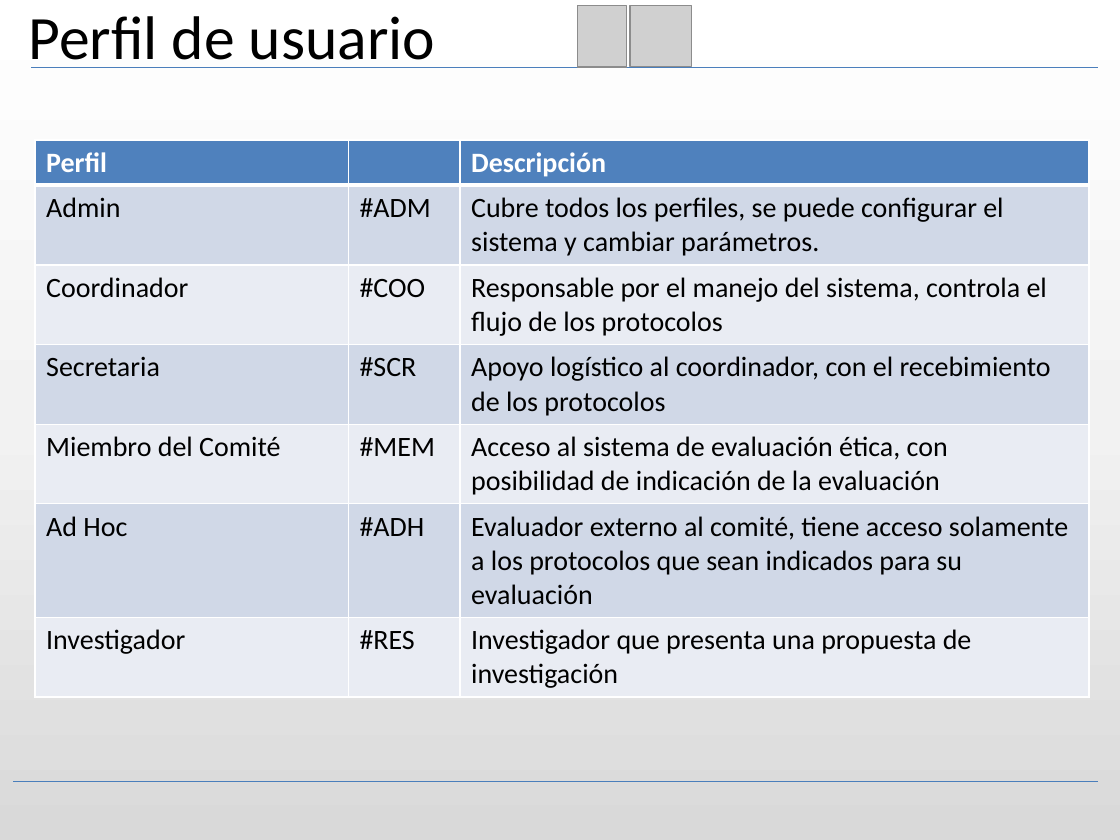
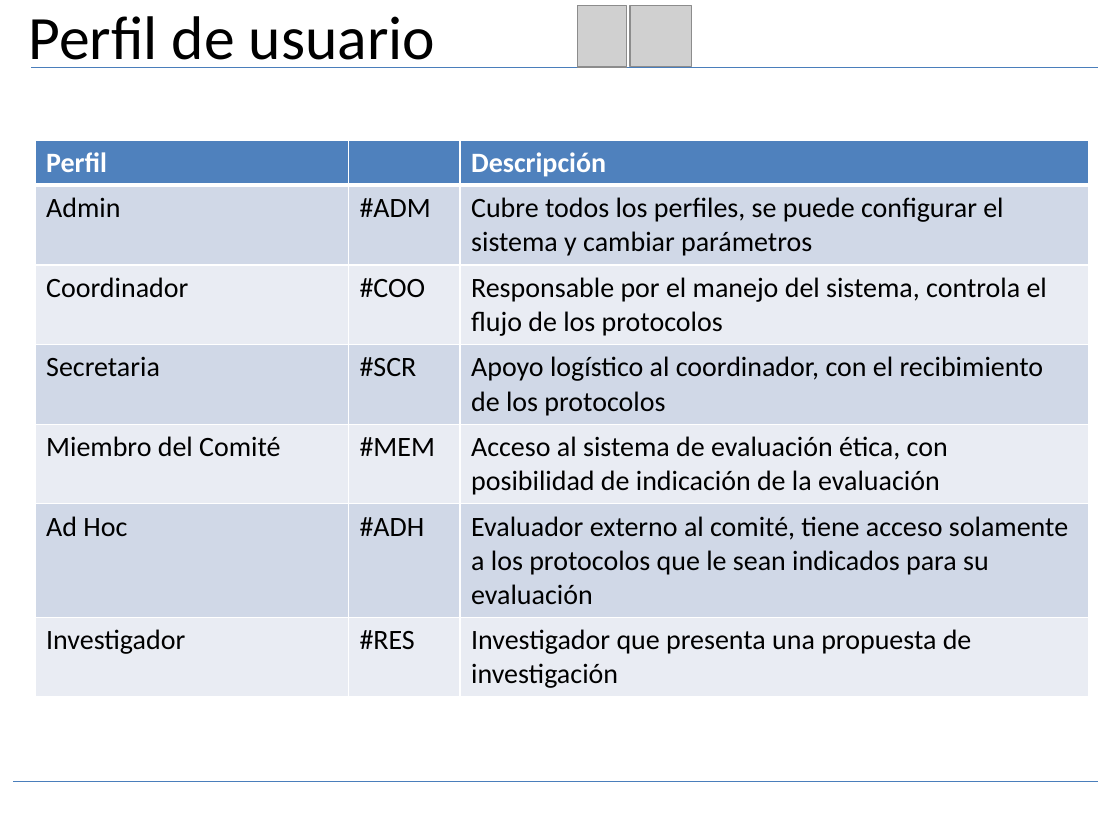
Before and after one commit to bireme/proethos, a slide deck: slide 5 of _documents/presentation/ProEthos - es_ES - v0.14.52.pptx. Drawn at 1120x840 pixels with LibreOffice and Linux fonts; fonts in the diff are those of the drawing; grey boxes stand for pictures; background and template pictures are left out. Boxes give left, top, right and bottom in pixels: in the first picture for what was removed or moved away, otherwise in the second. Text is boxed around its words. In the diff, an @@ line names an element or a change of style, - is before the commit and + after.

```diff
--- a/_documents/presentation/ProEthos - es_ES - v0.14.52.pptx
+++ b/_documents/presentation/ProEthos - es_ES - v0.14.52.pptx
@@ background gradient #FFFFFF to #F2F2F2 to #D9D9D9 to #FFFFFF @@
@@ table at (x1=35, y1=140, x2=1090, y2=692) @@
-row 2, column 3: Cubre todos los perfiles, se puede configurar el sistema y cambiar parámetros.
+row 2, column 3: Cubre todos los perfiles, se puede configurar el sistema y cambiar parámetros
-row 4, column 3: Apoyo logístico al coordinador, con el recebimiento de los protocolos
+row 4, column 3: Apoyo logístico al coordinador, con el recibimiento de los protocolos
-row 6, column 3: Evaluador externo al comité, tiene acceso solamente a los protocolos que sean indicados para su evaluación
+row 6, column 3: Evaluador externo al comité, tiene acceso solamente a los protocolos que le sean indicados para su evaluación
```
Also in this commit, not shown: 33 other slides changed, 3 other files.
